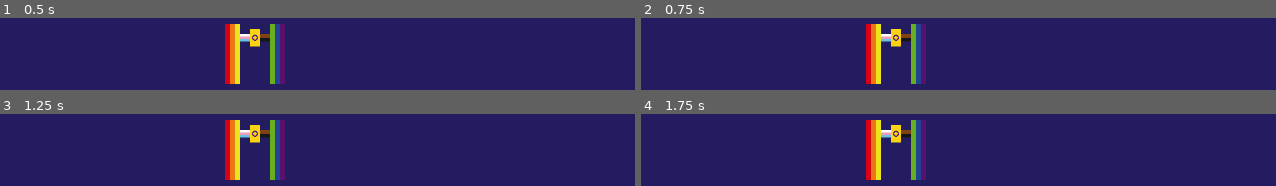
Above: before the commit, frames 1-4 (two rows, left to right).
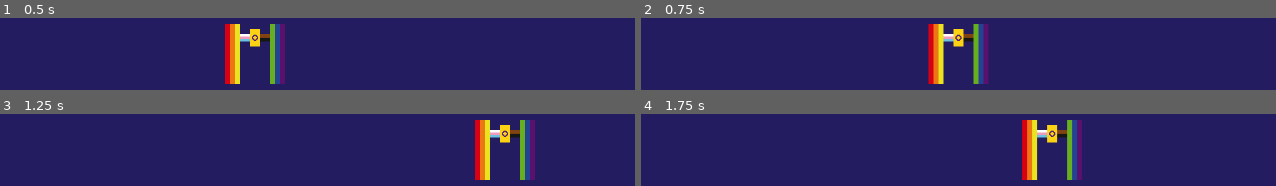
Above: after the commit, the same moments.

Repository: yndajas/qgjam-2023
Game: Godot game, scene res://main.tscn
Same seed, same stepped clock (60 frames per second), same inputs: the game is played once before the commit and once after it. The project has no main scene, so this scene is started directly.
Inputs:
- Up to frame 1 (0.5 s): no input
- Up to frame 2 (0.75 s): tap Enter at 0.5 s; hold Right (move_right) from 0.53 s (still down)
- Up to frame 3 (1.25 s): keep holding Right (move_right)
- Up to frame 4 (1.75 s): release Right (move_right) at 1.28 s; hold Left (move_left) from 1.28 s (still down)

Frame 1 is identical in both runs. In frame 2, 9.6% of the frame differs, in the area x 35-55%, y 8-92%; in frame 3, 9.4%; in frame 4, 9.4%.

Commit message:
Allow player to move on x axis

Diff:
--- a/scenes/player.tscn
+++ b/scenes/player.tscn
@@ -1,5 +1,6 @@
-[gd_scene load_steps=4 format=3 uid="uid://b5jjbttu580bu"]
+[gd_scene load_steps=5 format=3 uid="uid://b5jjbttu580bu"]
 
+[ext_resource type="Script" path="res://scripts/player.gd" id="1_80y7t"]
 [ext_resource type="Texture2D" uid="uid://byn1h5gyio76d" path="res://assets/images/sprites/player.png" id="1_gsgms"]
 
 [sub_resource type="SpriteFrames" id="SpriteFrames_exveg"]
@@ -17,6 +18,7 @@
 size = Vector2(96, 96)
 
 [node name="Player" type="CharacterBody2D"]
+script = ExtResource("1_80y7t")
 
 [node name="AnimatedSprite2D" type="AnimatedSprite2D" parent="."]
 sprite_frames = SubResource("SpriteFrames_exveg")
--- /dev/null
+++ b/scripts/player.gd
@@ -0,0 +1,13 @@
+extends CharacterBody2D
+
+const SPEED = 600.0
+
+func _physics_process(delta: float) -> void:
+	var direction := Input.get_axis("move_left", "move_right")
+
+	if direction:
+		velocity.x = move_toward(velocity.x, direction * SPEED, SPEED / 5)
+	else:
+		velocity.x = move_toward(velocity.x, 0, SPEED / 2)
+
+	move_and_slide()
Not shown, changed: TODO.md
